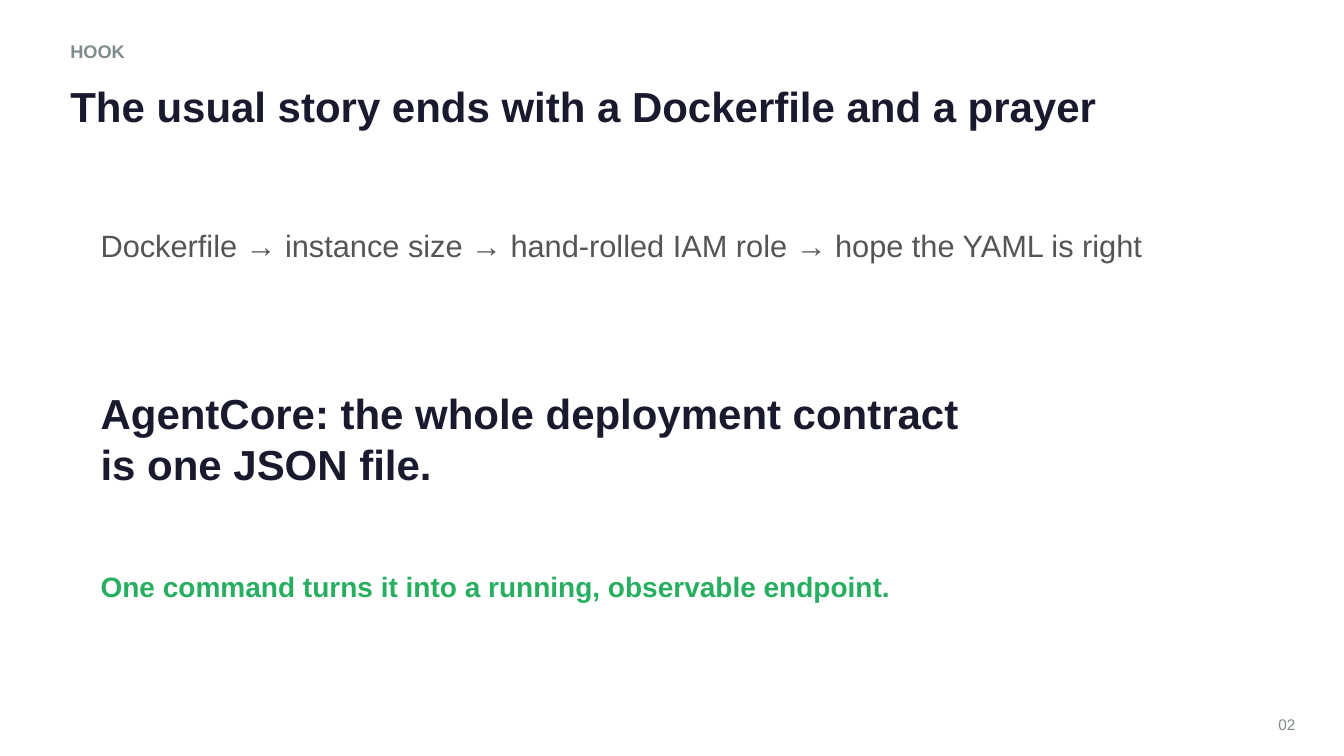
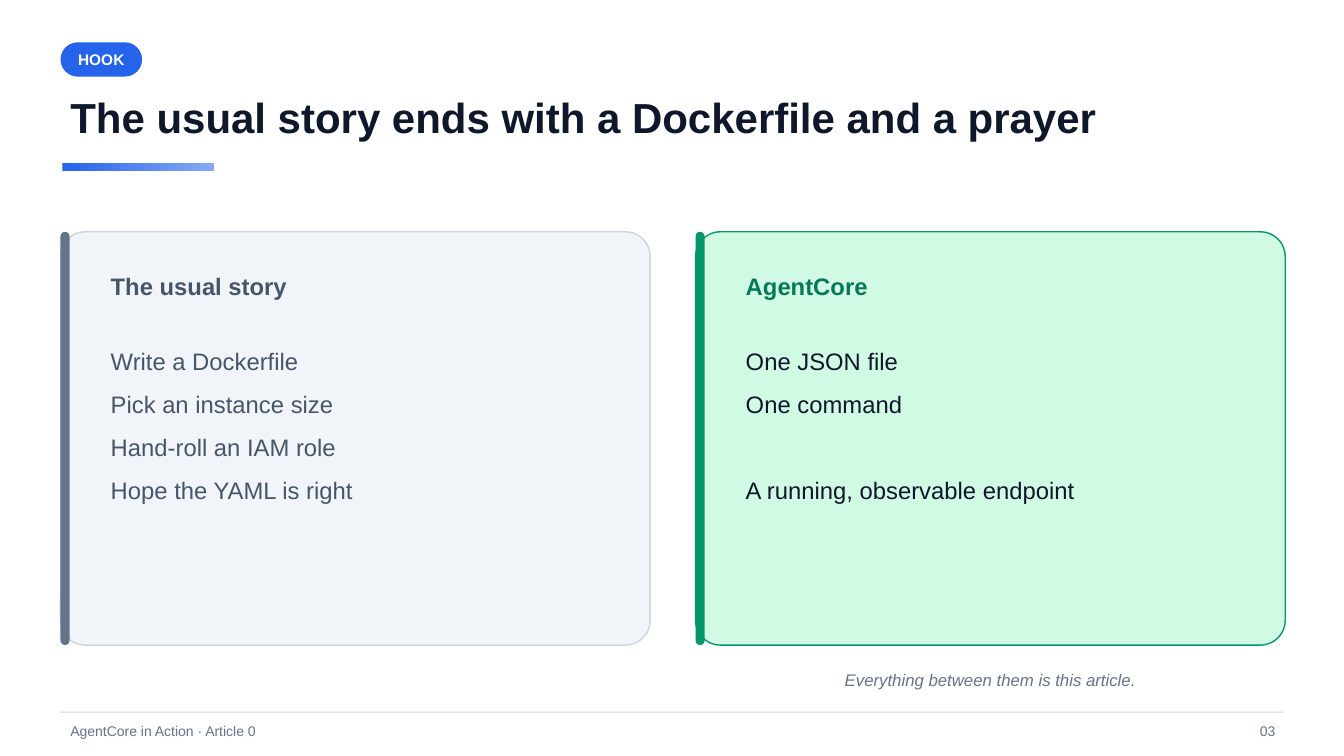
Before and after one commit to pinxiong/bedrock-agentcore-in-action, a slide deck: slide 3 of articles/decks/aws-agentcore-under-the-hood.pptx (slide 2 before the commit). Drawn at 1344x756 pixels with LibreOffice and Linux fonts; fonts in the diff are those of the drawing. Boxes give left, top, right and bottom in pixels: in the first picture for what was removed or moved away, otherwise in the second. Text is boxed around its words. In the diff, an @@ line names an element or a change of style, - is before the commit and + after.

Commit message:
a0 revision v2: vivid design system, env-first step-by-step structure, screenshot spots
- figures: 8 figures (new F0 command map), vivid palette, shadows, gradients,
  8 distinct layouts; reused across en/zh articles and deck
- en article: env checklist up front, steps 1-5 with real commands+outputs,
  6 screenshot spots, sanitized account id
- zh article: same structure, same figures, screenshot spots
- deck: 23 slides, dark gradient title/divider/closing slides, kicker chips,
  accent underlines, dark code panels, LIVE DEMO chips, number badges
- PLAN.md: v2 figure/ppt specs + screenshot-spot convention

```diff
--- a/articles/decks/aws-agentcore-under-the-hood.pptx
+++ b/articles/decks/aws-agentcore-under-the-hood.pptx
@@ rounded rectangle "HOOK" resized from (x1=70, y1=45, x2=125, y2=58) to (x1=60, y1=42, x2=142, y2=77) @@
@@ rounded rectangle "HOOK" at (x1=60, y1=42, x2=142, y2=77): size 13 to 11 pt, text colour #7F8C8D to #FFFFFF; alignment left to centre; vertical alignment top to middle; fill none to #2563EB @@
@@ text "The usual story ends with ..." moved from (x1=70, y1=91, x2=1096, y2=131) to (x1=70, y1=102, x2=1096, y2=142) @@
@@ text "The usual story ends with ..." at (x1=70, y1=102, x2=1096, y2=142): text colour #1A1A2E to #0F172A @@
@@ rectangle added at (x1=63, y1=163, x2=214, y2=170), fill gradient #2563EB to #87A9F4 @@
@@ rounded rectangle added at (x1=60, y1=232, x2=650, y2=645), fill #F1F5F9, outline #CBD5E1 1 pt @@
@@ rounded rectangle added at (x1=60, y1=232, x2=70, y2=645), fill #64748B @@
@@ rounded rectangle added at (x1=696, y1=232, x2=1286, y2=645), fill #D1FAE5, outline #059669 1 pt @@
@@ rounded rectangle added at (x1=696, y1=232, x2=705, y2=645), fill #059669 @@
@@ text added at (x1=111, y1=277, x2=286, y2=300), 17 pt, text #475569, bold @@
+The usual story
@@ text added at (x1=746, y1=278, x2=868, y2=300), 17 pt, text #047857, bold @@
+AgentCore
@@ text at (x1=111, y1=352, x2=352, y2=504): text changed; size 22 to 17 pt; text colour #555555 to #475569 @@
-Dockerfile → instance size → hand-rolled IAM role → hope the YAML is right
+Write a Dockerfile
+Pick an instance size
+Hand-roll an IAM role
+Hope the YAML is right
@@ text at (x1=746, y1=352, x2=1074, y2=504): text changed; size 20 to 17 pt; text colour #27AE60 to #0F172A; bold off @@
-One command turns it into a running, observable endpoint.
+One JSON file
+One command
+A running, observable endpoint
@@ text removed at (x1=101, y1=398, x2=959, y2=481) @@
-AgentCore: the whole deployment contract
-is one JSON file.
@@ text added at (x1=845, y1=674, x2=1135, y2=690), 12 pt, text #64748B, italic @@
+Everything between them is this article.
@@ rectangle added at (x1=60, y1=712, x2=1284, y2=713), fill #CBD5E1 @@
@@ text removed at (x1=1278, y1=719, x2=1295, y2=730) @@
-02
@@ text added at (x1=70, y1=726, x2=256, y2=739), 10 pt, text #64748B @@
+AgentCore in Action · Article 0
@@ text added at (x1=1260, y1=726, x2=1276, y2=736), 10 pt, text #64748B @@
+03
```
Also in this commit, not shown: 10 other slides changed, 12 slides added, 6 slides removed, 21 other files.
